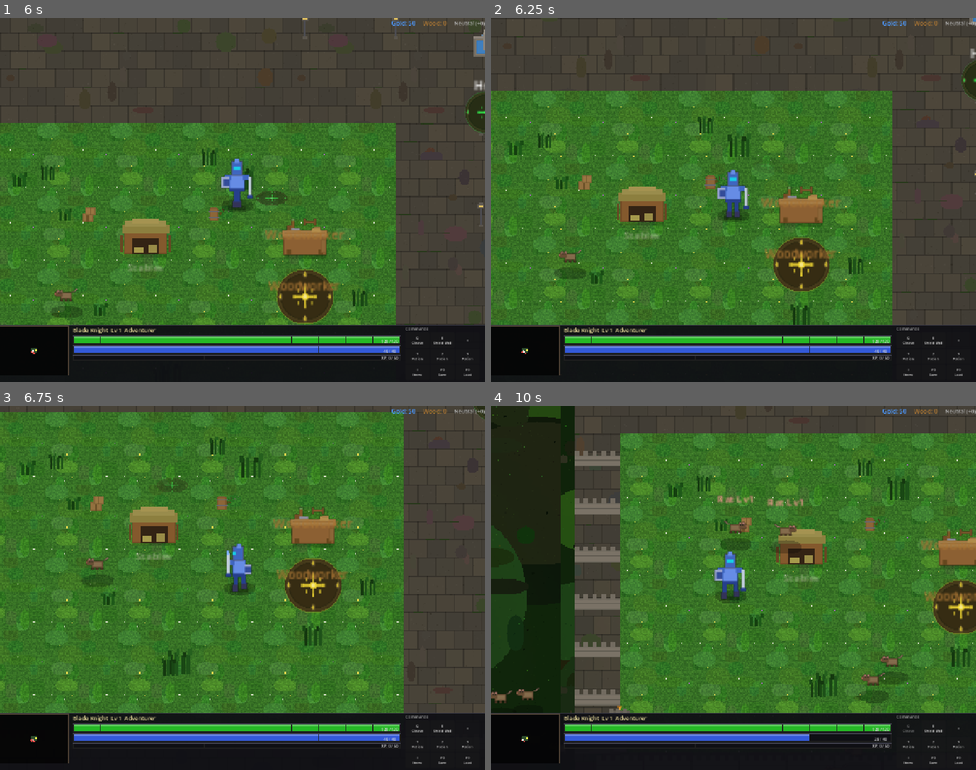
Above: before the commit, frames 1-4 (two rows, left to right).
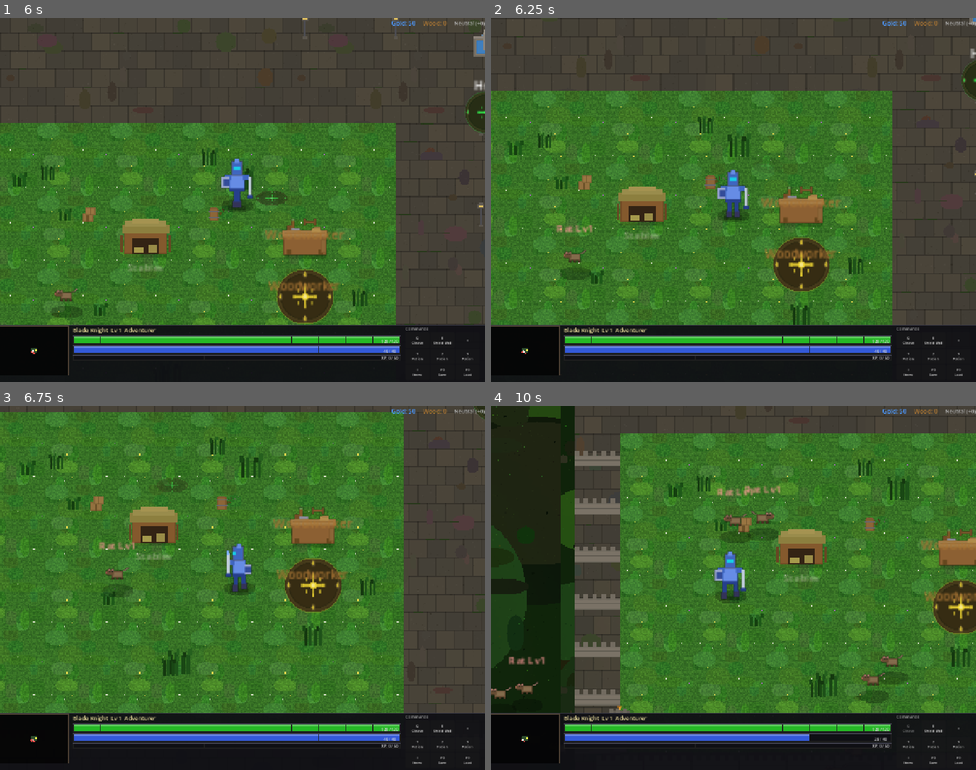
Above: after the commit, the same moments.

Repository: slxny/legends-open-rpg
Game: Godot game, scene res://scenes/main.tscn
Two runs of this game, one before a commit and one after it. Both use one fixed random seed, a clock stepped at 60 frames per second and the inputs below.
Inputs (mouse positions are in pixels of both pictures, inside the frame that each line leads up to):
- Up to frame 1 (6 s): click "SELECT" at 0.5 s; tap Enter at 1.25 s; drag from (33, 352) to (242, 258) at 1.27 s; drag from (145, 218) to (247, 174) at 2.02 s; move the mouse to (291, 119) at 2.77 s; hold D (move_right) 2.78-3.5 s; hold Space (attack) 2.78-3.5 s; drag from (218, 272) to (67, 323) at 3.52 s; move the mouse to (388, 254) at 4.27 s; hold A (move_left) 4.28-5 s; tap 1 at 4.35 s; drag from (97, 145) to (223, 200) at 5.02 s; move the mouse to (266, 200) at 5.77 s; hold S (move_down) from 5.78 s (still down); tap 3 at 5.85 s; click (266, 200) at 5.92 s
- Up to frame 2 (6.25 s): keep holding S (move_down)
- Up to frame 3 (6.75 s): release S (move_down) at 6.5 s; drag from (169, 497) to (145, 606) at 6.52 s
- Up to frame 4 (10 s): move the mouse to (840, 569) at 7.27 s; hold W (move_up) 7.28-8 s; hold Q (ability_1) 7.28-8 s; drag from (636, 606) to (709, 660) at 8.02 s; move the mouse to (782, 507) at 8.77 s; hold S (move_down) 8.78-9.5 s; hold Space (attack) 8.78-9.5 s; drag from (709, 660) to (588, 533) at 9.52 s

Frame 1 is identical in both runs. In frame 2, 0.3% of the frame differs, in the area x 13-21%, y 56-72%; in frame 3, 0.6%; in frame 4, 1.6%, in the area x 0-65%, y 21-82%.

Commit message:
Add rat aggression: increase aggro range and add random alert detection
Rats were nearly impossible to aggro with only 70px detection range.
Increased to 120px and added a periodic random alert check (30% chance
every 1.5s) that lets all enemies notice the player at 2x their normal
aggro range, creating unpredictable "sometimes they come after you" behavior.

https://claude.ai/code/session_014MZMKyoZqqDCmioauCn98n

Diff:
--- a/scenes/enemies/creep_camp.gd
+++ b/scenes/enemies/creep_camp.gd
@@ -12,7 +12,7 @@
 		"sprite_type": "rat",
 		"move_speed": 55.0,
 		"attack_range": 22.0,
-		"aggro_range": 70.0,
+		"aggro_range": 120.0,
 		"xp_reward": 4,
 		"gold_reward": 1,
 		"drop_table": "rat",
--- a/scenes/enemies/enemy.gd
+++ b/scenes/enemies/enemy.gd
@@ -44,6 +44,13 @@
 var _patrol_radius: float = 150.0
 var _patrol_wait_timer: float = 0.0
 var _patrol_speed_factor: float = 0.65  # Patrol at 65% of move speed — more active roaming
+
+# Random alert aggro — periodic chance to notice the player at extended range
+var _alert_check_timer: float = 0.0
+const ALERT_CHECK_INTERVAL: float = 1.5  # Roll alert every 1.5 seconds
+const ALERT_RANGE_MULTIPLIER: float = 2.0  # Alert detection at 2x normal aggro range
+const ALERT_CHANCE: float = 0.3  # 30% chance per check to aggro at extended range
+var _alert_range_sq: float = 0.0  # Pre-computed squared alert range
 
 # Pre-computed squared distances to avoid sqrt in hot path
 var _aggro_range_sq: float = 14400.0   # aggro_range^2
@@ -101,6 +108,8 @@
 
 	# Stagger sleep checks so not all enemies check on the same frame
 	_sleep_check_timer = randf_range(0.0, SLEEP_CHECK_INTERVAL)
+	# Stagger alert checks across enemies
+	_alert_check_timer = randf_range(0.0, ALERT_CHECK_INTERVAL)
 
 
 func initialize(config: Dictionary) -> void:
@@ -133,6 +142,8 @@
 	_attack_range_sq = stats.attack_range * stats.attack_range
 	var disengage = stats.attack_range * 1.5
 	_attack_disengage_sq = disengage * disengage
+	var alert_range = aggro_range * ALERT_RANGE_MULTIPLIER
+	_alert_range_sq = alert_range * alert_range
 
 	# Randomly assign an effect to some units (~25% of enemies have an effect proc)
 	const EFFECT_TYPES = ["knockback", "paralyze", "slow"]
@@ -202,11 +213,16 @@
 	velocity = Vector2.ZERO
 	# Check for player aggro (squared distance avoids sqrt)
 	var player = _get_player()
-	if player and global_position.distance_squared_to(player.global_position) < _aggro_range_sq:
-		target = player
-		current_state = State.CHASE
-		name_label.visible = true
-		return
+	if player:
+		var dist_sq = global_position.distance_squared_to(player.global_position)
+		if dist_sq < _aggro_range_sq:
+			target = player
+			current_state = State.CHASE
+			name_label.visible = true
+			return
+		# Random alert: chance to notice the player at extended range
+		if _try_alert_aggro(delta, player, dist_sq):
+			return
 
 	# Count down idle pause, then pick a patrol waypoint
 	_patrol_wait_timer -= delta
@@ -220,14 +236,33 @@
 	var dist = randf_range(_patrol_radius * 0.3, _patrol_radius)
 	_patrol_target = home_position + Vector2(cos(angle), sin(angle)) * dist
 
+func _try_alert_aggro(delta: float, player: Node2D, dist_sq: float) -> bool:
+	# Periodic random chance to detect the player at extended range (2x aggro range).
+	# Creates unpredictable aggression — enemies sometimes notice you from further away.
+	_alert_check_timer -= delta
+	if _alert_check_timer > 0.0:
+		return false
+	_alert_check_timer = ALERT_CHECK_INTERVAL
+	if dist_sq < _alert_range_sq and randf() < ALERT_CHANCE:
+		target = player
+		current_state = State.CHASE
+		name_label.visible = true
+		return true
+	return false
+
 func _process_patrol(delta: float) -> void:
 	# Check for player aggro even while patrolling (squared distance avoids sqrt)
 	var player = _get_player()
-	if player and global_position.distance_squared_to(player.global_position) < _aggro_range_sq:
-		target = player
-		current_state = State.CHASE
-		name_label.visible = true
-		return
+	if player:
+		var dist_sq = global_position.distance_squared_to(player.global_position)
+		if dist_sq < _aggro_range_sq:
+			target = player
+			current_state = State.CHASE
+			name_label.visible = true
+			return
+		# Random alert: chance to notice the player at extended range
+		if _try_alert_aggro(delta, player, dist_sq):
+			return
 
 	var dist_sq_to_target = global_position.distance_squared_to(_patrol_target)
 	if dist_sq_to_target < 64.0:  # 8^2
